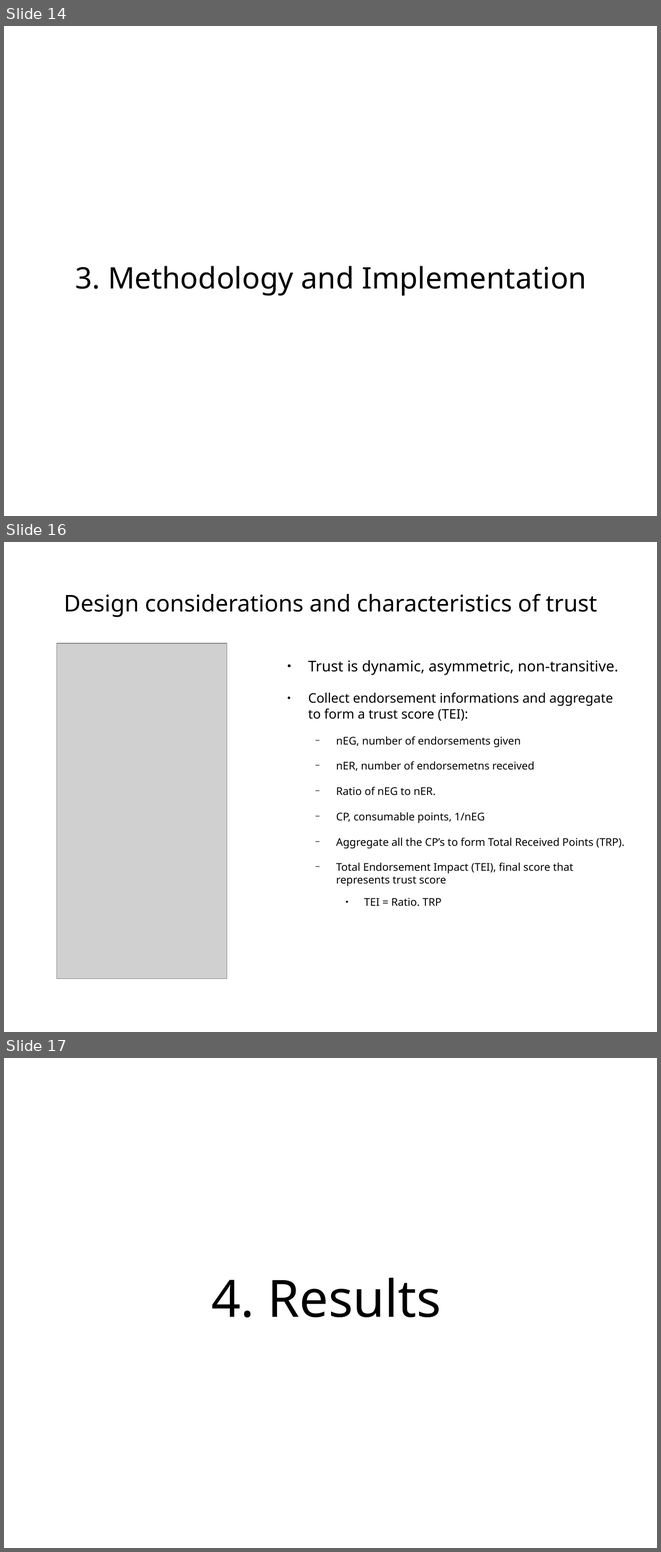
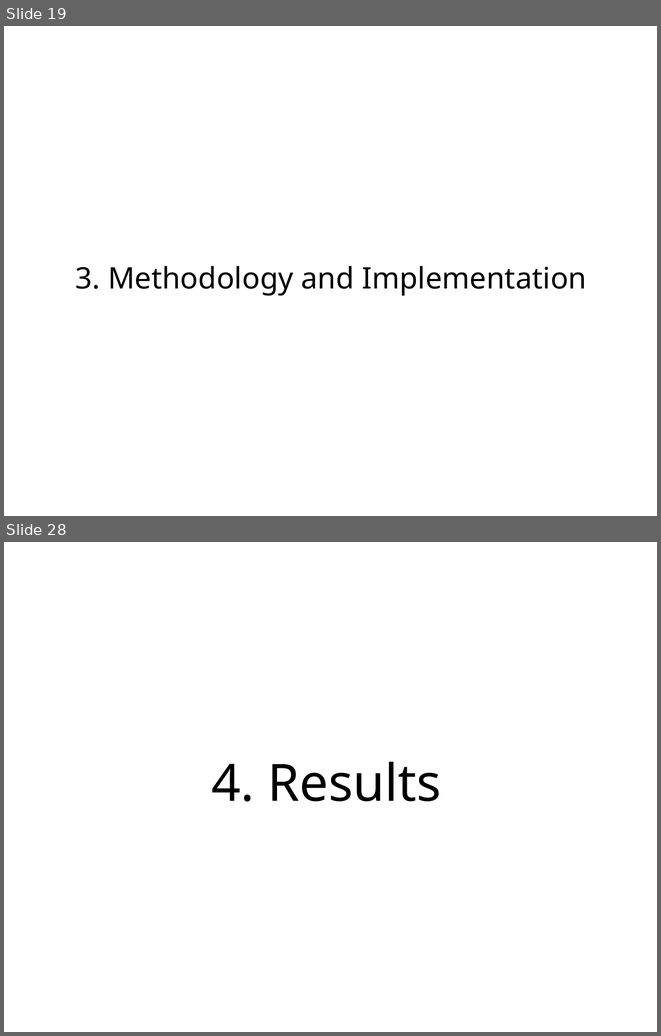
Before and after one commit to s2-t2/blockchain_reputation_system, a slide deck: documents/Presentation/Presentationv1.odp. Shown one above the other, each under a label of ours: slides 14, 16 and 17 before the commit, slides 19 and 28 after it; the slides between them are not shown. The pictures are 661x1552 and 661x1036 pixels, drawn with LibreOffice and Linux fonts; fonts in the diff are those of the drawing; grey boxes stand for pictures. Boxes give left, top, right and bottom in pixels: in the first picture for what was removed or moved away, otherwise in the second. Text is boxed around its words. In the diff, an @@ line names an element or a change of style, - is before the commit and + after.

```diff
--- a/documents/Presentation/Presentationv1.odp
+++ b/documents/Presentation/Presentationv1.odp
@@ slide 16 removed at (4, 542, 657, 1032), background #FFFFFF @@
@@ title removed at (64, 593, 597, 617) @@
-Design considerations and characteristics of trust
@@ picture removed at (56, 643, 227, 979) @@
@@ text removed at (308, 660, 624, 906) @@
-● Trust is dynamic, asymmetric, non-transitive.
-● Collect endorsement informations and aggregate to form a trust score (TEI):
-  − nEG, number of endorsements given
-  − nER, number of endorsemetns received
-  − Ratio of nEG to nER.
-  − CP, consumable points, 1/nEG
-  − Aggregate all the CP’s to form Total Received Points (TRP).
-  − Total Endorsement Impact (TEI), final score that represents trust score
-    ● TEI = Ratio. TRP
@@ what was slide 14 is now slide 19 @@
@@ what was slide 17 is now slide 28 @@
```
Also in this commit, not shown: 6 slides changed, 28 slides added, 6 other slides removed, 24 other files.
